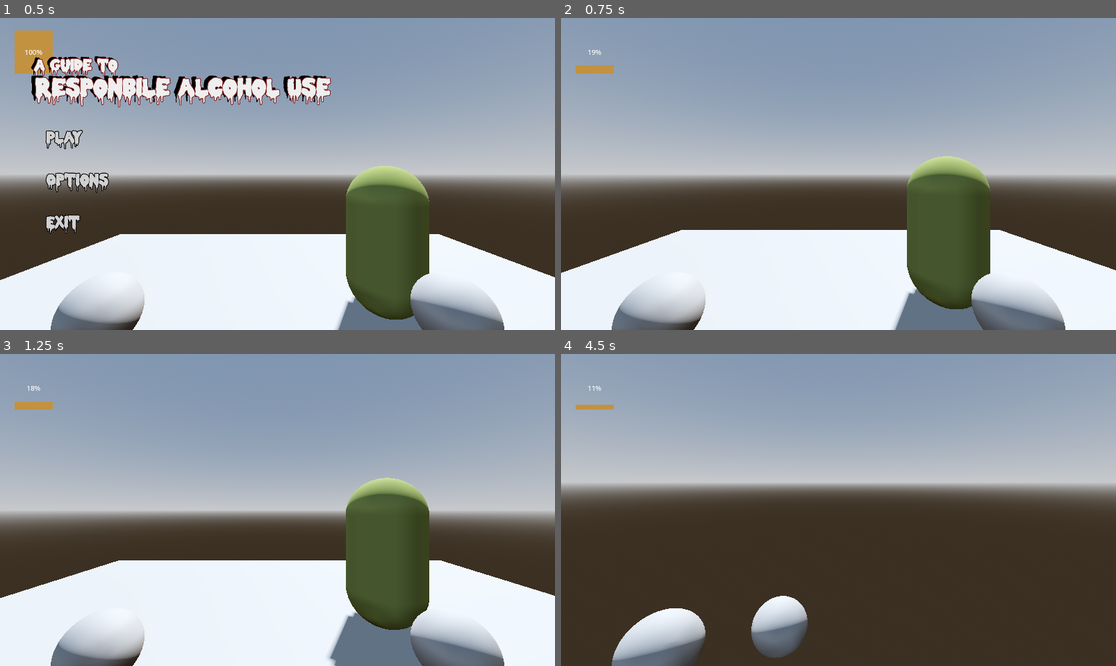
Above: before the commit, frames 1-4 (two rows, left to right).
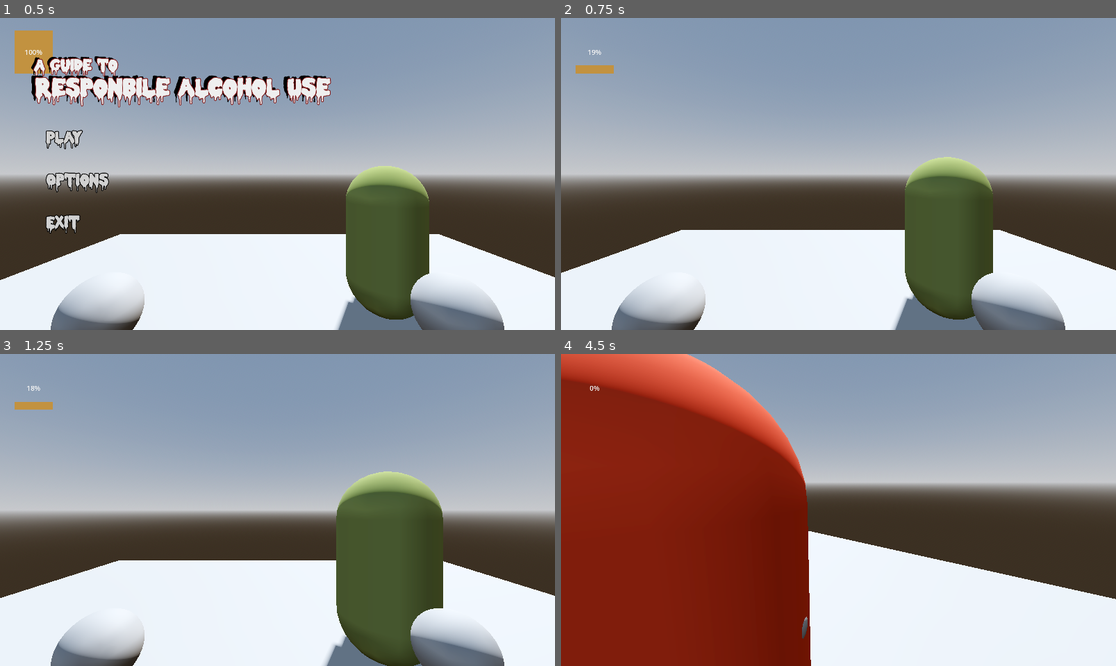
Above: after the commit, the same moments.

Repository: Cuckhands/frat-house
Game: Godot game, scene res://game.tscn
Same seed, same stepped clock (60 frames per second), same inputs: the game is played once before the commit and once after it. Before the commit the project has no main scene; this scene is started directly in both runs.
Inputs (mouse positions are in pixels of both pictures, inside the frame that each line leads up to):
- Up to frame 1 (0.5 s): no input
- Up to frame 2 (0.75 s): click "Play" at 0.5 s
- Up to frame 3 (1.25 s): no input
- Up to frame 4 (4.5 s): move the mouse to (866, 510) at 1.27 s; hold W (mv_forward) from 1.28 s (still down); click (866, 510) at 1.35 s; move the mouse to (810, 510) at 2.02 s; right-click (810, 510) at 2.1 s; move the mouse to (849, 503) at 2.77 s; hold Shift (sprint) 2.78-3.53 s; move the mouse to (832, 516) at 3.52 s; click (832, 516) at 3.6 s; move the mouse to (877, 513) at 4.27 s; right-click (877, 513) at 4.35 s

Frame 1 is identical in both runs. In frame 2, 0.8% of the frame differs, in the area x 61-78%, y 44-97%; in frame 3, 4.1%; in frame 4, 59%, in the area x 0-100%, y 0-100%.

Commit message:
Fixed missing nav region

Diff:
--- a/project.godot
+++ b/project.godot
@@ -11,6 +11,7 @@
 [application]
 
 config/name="Frat House"
+run/main_scene="uid://be4uwb05dvlfu"
 config/features=PackedStringArray("4.5", "Forward Plus")
 config/icon="res://icon.svg"
 
@@ -18,12 +19,10 @@
 
 window/size/viewport_width=1920
 window/size/viewport_height=1080
-window/size/mode=1
 
 [global_group]
 
 Zombie=""
-Player=""
 
 [input]
 
--- a/test_world.tscn
+++ b/test_world.tscn
@@ -16,6 +16,10 @@
 tonemap_mode = 2
 glow_enabled = true
 
+[sub_resource type="NavigationMesh" id="NavigationMesh_gy3sr"]
+vertices = PackedVector3Array(-4.5, 0.5, -4.5, -4.5, 0.5, 4.5, 4.5, 0.5, 4.5, 4.5, 0.5, -4.5)
+polygons = [PackedInt32Array(3, 2, 0), PackedInt32Array(0, 2, 1)]
+
 [sub_resource type="PlaneMesh" id="PlaneMesh_t2yo7"]
 size = Vector2(10, 10)
 
@@ -31,18 +35,21 @@
 transform = Transform3D(-0.866025, -0.433013, 0.25, 0, 0.5, 0.866025, -0.5, 0.75, -0.433013, 0, 0, 0)
 shadow_enabled = true
 
-[node name="MeshInstance3D" type="MeshInstance3D" parent="."]
-mesh = SubResource("PlaneMesh_t2yo7")
-
-[node name="StaticBody3D" type="StaticBody3D" parent="MeshInstance3D"]
-collision_mask = 7
-
-[node name="CollisionShape3D" type="CollisionShape3D" parent="MeshInstance3D/StaticBody3D"]
-shape = SubResource("ConcavePolygonShape3D_35p4s")
-
 [node name="Player" parent="." instance=ExtResource("1_dxppu")]
-unique_name_in_owner = true
 transform = Transform3D(1, 0, 0, 0, 1, 0, 0, 0, 1, -0.06806469, 1.2874312, 1.3590293)
 
 [node name="SmartZombie" parent="." instance=ExtResource("2_gy3sr")]
 transform = Transform3D(1, 0, 0, 0, 1, 0, 0, 0, 1, 1.395, 1, -1.431)
+
+[node name="NavigationRegion3D" type="NavigationRegion3D" parent="."]
+navigation_mesh = SubResource("NavigationMesh_gy3sr")
+
+[node name="MeshInstance3D" type="MeshInstance3D" parent="NavigationRegion3D"]
+mesh = SubResource("PlaneMesh_t2yo7")
+skeleton = NodePath("../..")
+
+[node name="StaticBody3D" type="StaticBody3D" parent="NavigationRegion3D/MeshInstance3D"]
+collision_mask = 7
+
+[node name="CollisionShape3D" type="CollisionShape3D" parent="NavigationRegion3D/MeshInstance3D/StaticBody3D"]
+shape = SubResource("ConcavePolygonShape3D_35p4s")
Not shown: 1 places in test_world.tscn that only renumber resources
